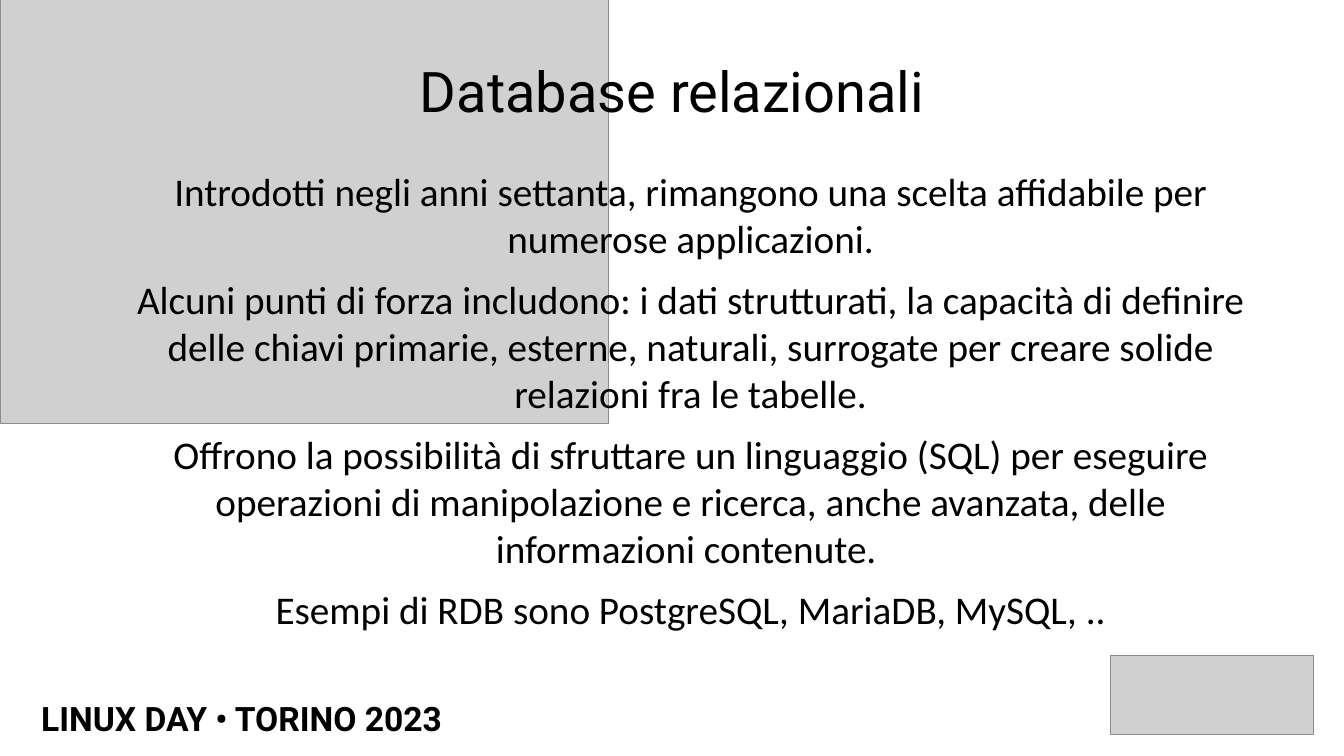
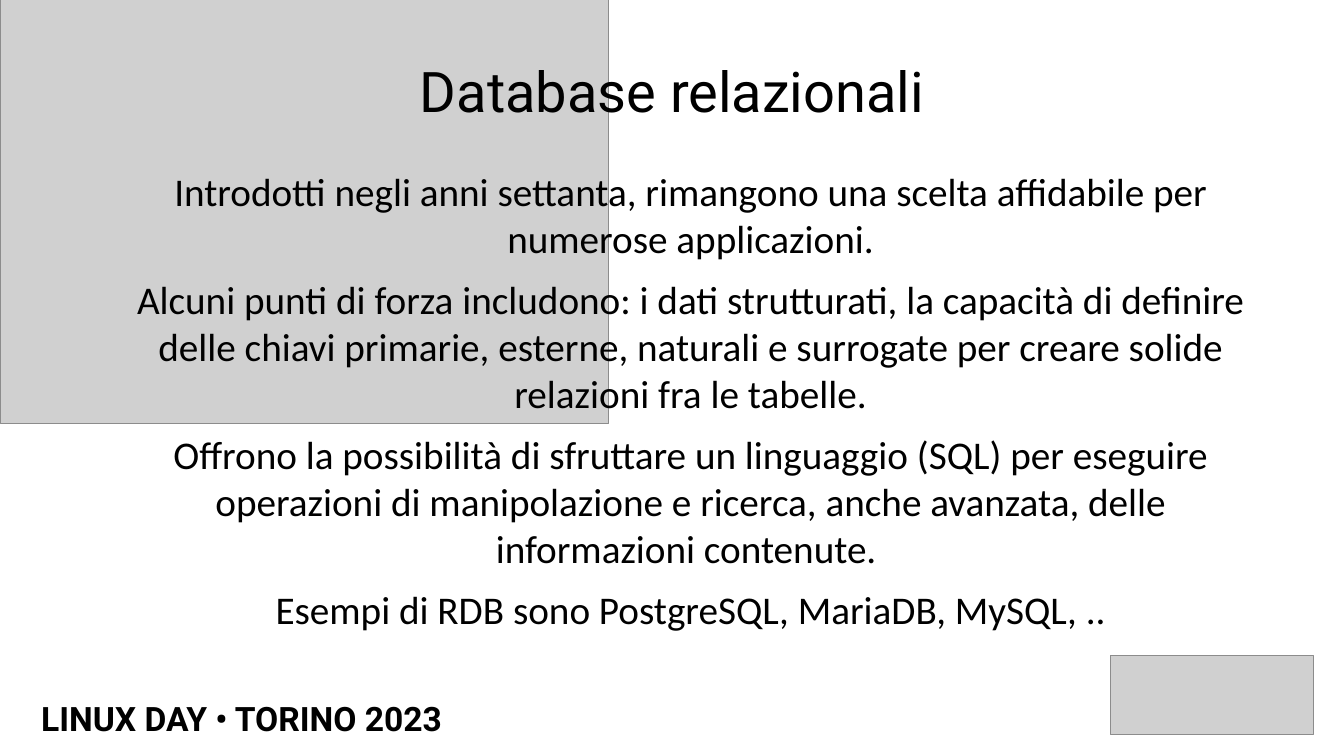
Before and after one commit to volcanicminds/linuxday-torino-2023, a slide deck: slide 5 of LINUX DAY - TORINO 2023 - Postgres Primi passi tramite ORM.pptx. Drawn at 1344x756 pixels with LibreOffice and Linux fonts; fonts in the diff are those of the drawing; grey boxes stand for pictures. Boxes give left, top, right and bottom in pixels: in the first picture for what was removed or moved away, otherwise in the second. Text is boxed around its words. In the diff, an @@ line names an element or a change of style, - is before the commit and + after.

```diff
--- a/LINUX DAY - TORINO 2023 - Postgres Primi passi tramite ORM.pptx
+++ b/LINUX DAY - TORINO 2023 - Postgres Primi passi tramite ORM.pptx
@@ text at bbox=[137, 281, 1244, 418]: text changed @@
-Alcuni punti di forza includono: i dati strutturati, la capacità di definire delle chiavi primarie, esterne, naturali, surrogate per creare solide relazioni fra le tabelle.
+Alcuni punti di forza includono: i dati strutturati, la capacità di definire delle chiavi primarie, esterne, naturali e surrogate per creare solide relazioni fra le tabelle.
```
Also in this commit, not shown: 9 other slides changed, 1 slide added, 2 other files.
